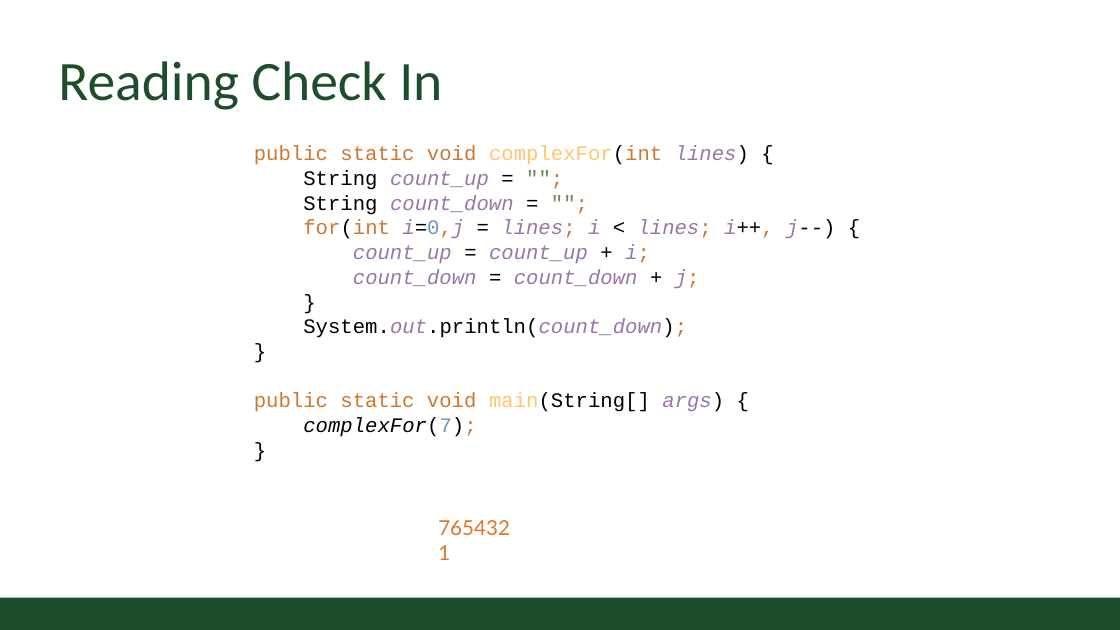
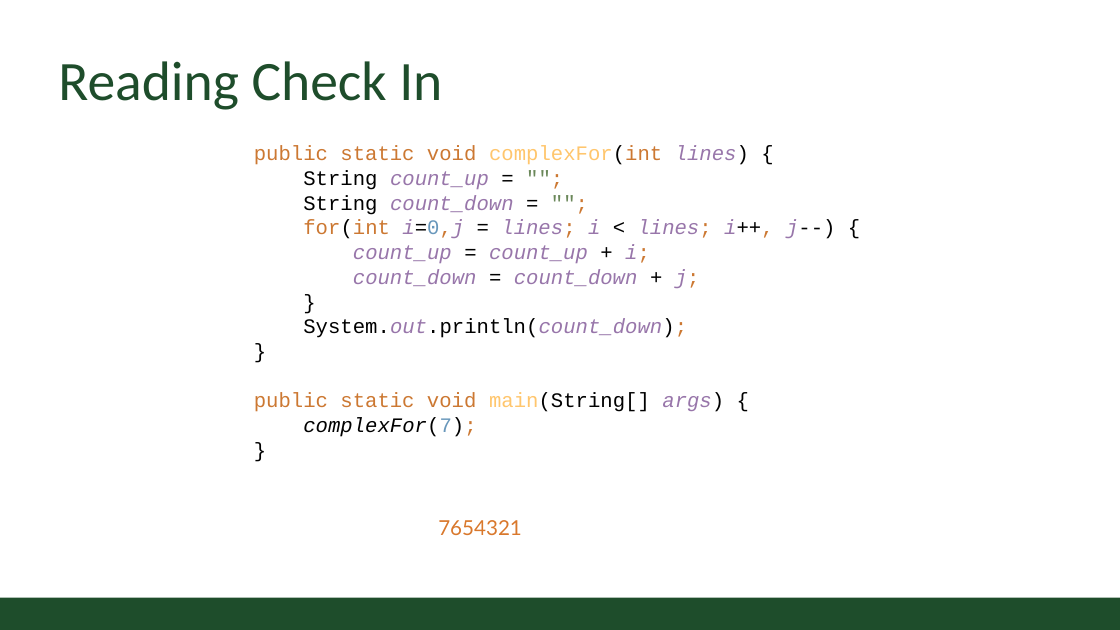
Before and after one commit to CSU-CompSci-CS163-4/Handouts, a slide deck: slide 5 of slides/On-Campus/03_02_Loops.pptx. Drawn at 1120x630 pixels with LibreOffice and Linux fonts; fonts in the diff are those of the drawing; background and template pictures are left out. Boxes give left, top, right and bottom in pixels: in the first picture for what was removed or moved away, otherwise in the second. Text is boxed around its words. In the diff, an @@ line names an element or a change of style, - is before the commit and + after.

Commit message:
Updated 03_02_loops
Slide 5 updated - all values of count_down are printed in the same line. Previously number 1 was in the next line.

```diff
--- a/slides/On-Campus/03_02_Loops.pptx
+++ b/slides/On-Campus/03_02_Loops.pptx
@@ text "7654321" rewrapped from bbox=[431, 511, 523, 544] to bbox=[438, 520, 522, 535] @@
```
